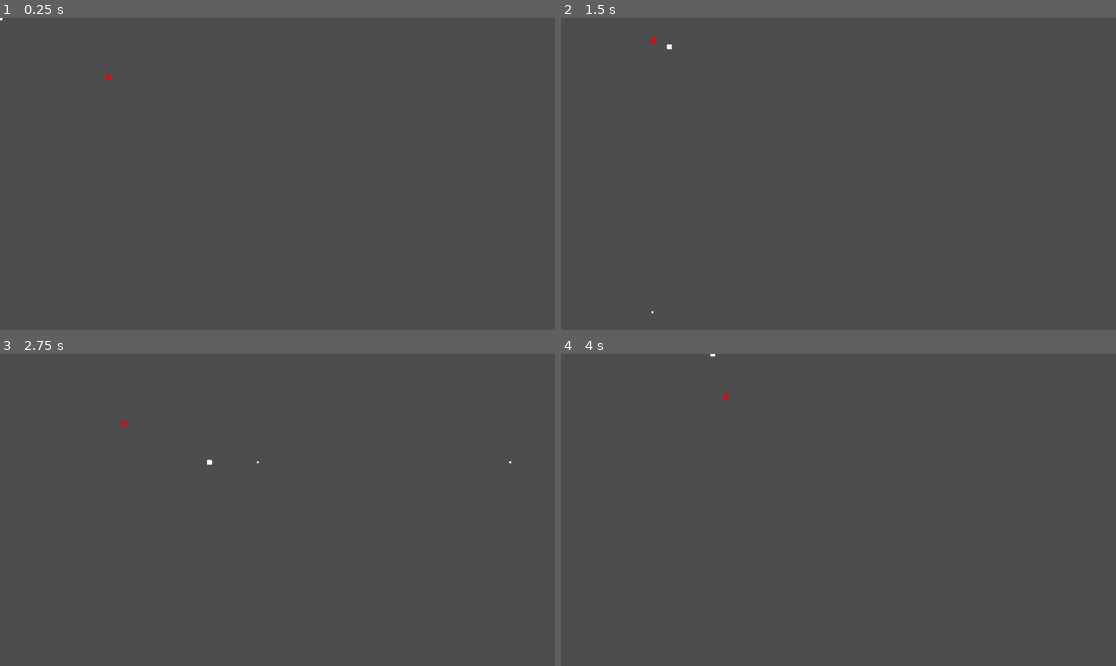
Above: before the commit, frames 1-4 (two rows, left to right).
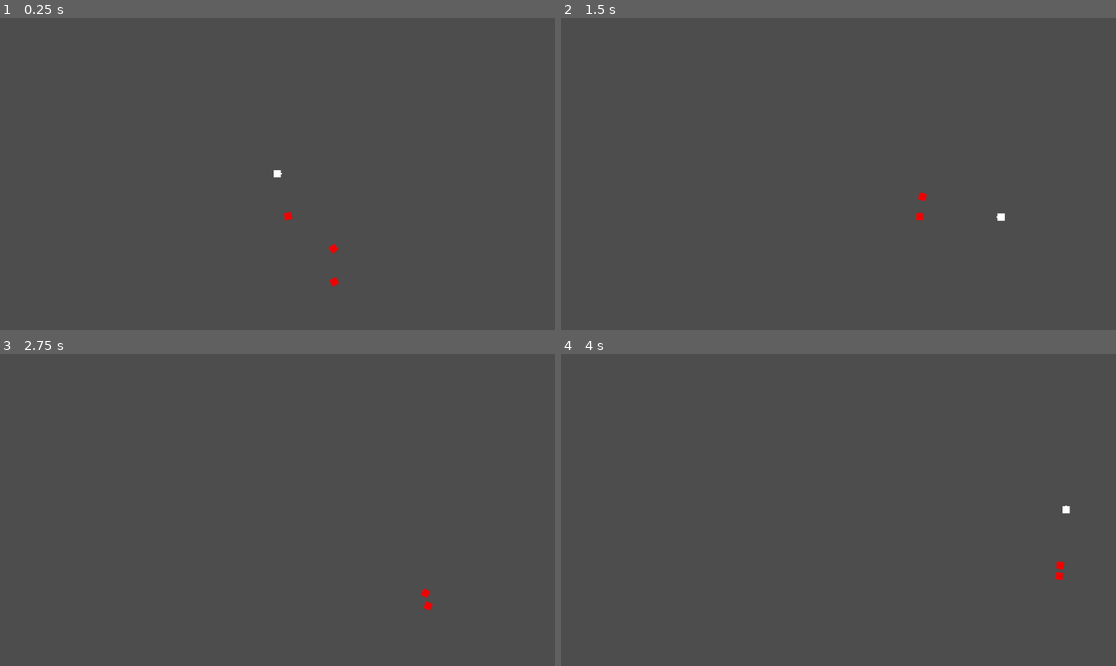
Above: after the commit, the same moments.

Repository: DerTyp7/TopDownShooter-Godot
Game: Godot game, scene res://main.tscn
Same seed, same stepped clock (60 frames per second), same inputs: the game is played once before the commit and once after it.
Inputs (mouse positions are in pixels of both pictures, inside the frame that each line leads up to):
- Up to frame 1 (0.25 s): no input
- Up to frame 2 (1.5 s): move the mouse to (960, 158) at 0.52 s; hold D (walk_right) 0.53-1.28 s; hold Down (look_down) 0.53-1.28 s; move the mouse to (727, 189) at 1.27 s; hold S (walk_down) from 1.28 s (still down); tap Left (look_left) at 1.35 s
- Up to frame 3 (2.75 s): move the mouse to (333, 441) at 2.02 s; release S (walk_down) at 2.03 s; hold D (walk_right) from 2.03 s (still down); hold Right (look_right) from 2.03 s (still down)
- Up to frame 4 (4 s): move the mouse to (810, 572) at 2.77 s; release D (walk_right) at 2.78 s; release Right (look_right) at 2.78 s; hold W (walk_up) 2.78-3.53 s; tap Up (look_up) at 2.85 s; move the mouse to (1005, 556) at 3.52 s; press the mouse at (1005, 556) at 3.53 s; hold A (walk_left) from 3.53 s (still down)

The runs differ from the first frame. In frame 1, 0.2% of the frame differs, in the area x 0-62%, y 0-87%; in frame 2, 0.1%; in frame 3, 0.1%; in frame 4, 0.1%.

Commit message:
Fix collider and add waves

Diff:
--- a/Bullet.gd
+++ b/Bullet.gd
@@ -9,5 +9,15 @@
 	destroy_timer.start()
 	destroy_timer.connect("timeout", _on_destroy_timer_timeout)
 
+
+
 func _on_destroy_timer_timeout():
 	queue_free()
+
+
+
+#func _on_body_entered(body):
+#	print("---------------")
+#	print(body.name)
+#	if "Bullet" not in body.name:
+#		queue_free()
--- a/Bullet.tscn
+++ b/Bullet.tscn
@@ -1,13 +1,17 @@
-[gd_scene load_steps=4 format=3 uid="uid://day7or3kp8x5u"]
+[gd_scene load_steps=5 format=3 uid="uid://day7or3kp8x5u"]
 
 [ext_resource type="Script" path="res://Bullet.gd" id="1_0l6ar"]
 [ext_resource type="Texture2D" uid="uid://dafsi3dqavgnb" path="res://Untitled.png" id="1_cjg2r"]
 
 [sub_resource type="RectangleShape2D" id="RectangleShape2D_suj8m"]
-size = Vector2(8, 8)
+size = Vector2(4, 4)
+
+[sub_resource type="RectangleShape2D" id="RectangleShape2D_uncb7"]
+size = Vector2(6, 6)
 
 [node name="Bullet" type="RigidBody2D"]
 gravity_scale = 0.0
+continuous_cd = 1
 script = ExtResource("1_0l6ar")
 
 [node name="CollisionShape2D" type="CollisionShape2D" parent="."]
@@ -17,3 +21,10 @@
 position = Vector2(-2.38419e-07, -2.38419e-07)
 scale = Vector2(0.4, 0.4)
 texture = ExtResource("1_cjg2r")
+
+[node name="Area2D" type="Area2D" parent="."]
+
+[node name="CollisionShape2D" type="CollisionShape2D" parent="Area2D"]
+shape = SubResource("RectangleShape2D_uncb7")
+
+[connection signal="body_entered" from="." to="." method="_on_body_entered"]
--- a/Enemy.gd
+++ b/Enemy.gd
@@ -4,6 +4,7 @@
 var motion: Vector2 = Vector2.ZERO
 
 func _ready():
+	set_meta("dead", false)
 	pass
 
 func _physics_process(delta):
@@ -15,8 +16,18 @@
 	move_and_collide(motion * delta)
 
 
-func _on_area_2d_body_entered(body):
+#func _on_area_2d_body_entered(body):
+#	print("Bullet hit")
+#	print(body.name)
+#	if "Bullet" in body.name:
+#		set_meta("dead", true)
+#		queue_free()
+
+
+func _on_area_2d_area_entered(area):
 	print("Bullet hit")
-	print(body.name)
-	if "Bullet" in body.name:
+	print(area.get_parent().name)
+	if "Bullet" in area.get_parent().name:
+		set_meta("dead", true)
+		area.get_parent().queue_free()
 		queue_free()
--- a/Enemy.tscn
+++ b/Enemy.tscn
@@ -11,6 +11,7 @@
 
 [node name="Enemy" type="CharacterBody2D"]
 script = ExtResource("1_cnaxx")
+metadata/dead = false
 
 [node name="CollisionShape2D" type="CollisionShape2D" parent="."]
 shape = SubResource("RectangleShape2D_aukek")
@@ -22,9 +23,9 @@
 [node name="Area2D" type="Area2D" parent="."]
 
 [node name="CollisionShape2D" type="CollisionShape2D" parent="Area2D"]
-position = Vector2(-2.38419e-07, 0)
+position = Vector2(1.19209e-07, 5.96046e-08)
 rotation = -3.14159
 scale = Vector2(58.952, -4.74335)
 shape = SubResource("RectangleShape2D_53hbt")
 
-[connection signal="body_entered" from="Area2D" to="." method="_on_area_2d_body_entered"]
+[connection signal="area_entered" from="Area2D" to="." method="_on_area_2d_area_entered"]
--- /dev/null
+++ b/EnemySpawner.gd
@@ -0,0 +1,44 @@
+extends Node
+
+var Enemy = preload("res://Enemy.tscn")
+
+var wave = 0;
+var enemyList = []
+var spawnpoints = [[20, 80], [50, 120],[90, 170],[500, 50]]
+
+func _ready():
+	nextWave()
+	pass # Replace with function body.
+
+func _process(delta):
+	var i = 0
+	for enemy in enemyList:
+		if not enemy || enemy.get_meta("dead") == true:
+			enemyList.remove_at(i)
+		i = i + 1;
+
+	if len(enemyList) == 0:
+		nextWave()
+
+func spawnEnemies(count):
+	var i = 0;
+	while i < count:
+		print("spawn enemy")
+		var enemyInstance = Enemy.instantiate()
+		enemyInstance.name = "Enemy" + str(randf())
+		enemyInstance.position = Vector2(spawnpoints.pick_random()[0] + i, spawnpoints.pick_random()[1] + i)
+		get_parent().call_deferred("add_child", enemyInstance)
+		enemyList.append(enemyInstance)
+		i = i+1;
+
+func startWave():
+	print("start wave")
+	if wave == 0:
+		spawnEnemies(1)
+	else:
+		spawnEnemies(wave * 3)
+
+
+func nextWave():
+	wave = wave+1;
+	startWave()
--- /dev/null
+++ b/Enemy_spawner.tscn
@@ -0,0 +1,6 @@
+[gd_scene load_steps=2 format=3 uid="uid://drc844kmvl3xa"]
+
+[ext_resource type="Script" path="res://EnemySpawner.gd" id="1_d3ir5"]
+
+[node name="EnemySpawner" type="Node"]
+script = ExtResource("1_d3ir5")
--- a/main.tscn
+++ b/main.tscn
@@ -2,17 +2,22 @@
 
 [ext_resource type="Script" path="res://Player.gd" id="1_6ke6x"]
 [ext_resource type="Texture2D" uid="uid://dafsi3dqavgnb" path="res://Untitled.png" id="2_w1il1"]
-[ext_resource type="PackedScene" uid="uid://dkbgu7ghl048y" path="res://Enemy.tscn" id="3_geuud"]
+[ext_resource type="PackedScene" uid="uid://drc844kmvl3xa" path="res://Enemy_spawner.tscn" id="4_vhwqp"]
 
 [sub_resource type="RectangleShape2D" id="RectangleShape2D_fs1q0"]
 size = Vector2(10, 10)
 
 [sub_resource type="ShaderMaterial" id="ShaderMaterial_tqqca"]
 
-[sub_resource type="RectangleShape2D" id="RectangleShape2D_my1x2"]
+[sub_resource type="RectangleShape2D" id="RectangleShape2D_1cb75"]
 size = Vector2(14, 14)
 
 [node name="World" type="Node2D"]
+
+[node name="Camera2D" type="Camera2D" parent="."]
+zoom = Vector2(1.5, 1.5)
+
+[node name="EnemySpawner" parent="." instance=ExtResource("4_vhwqp")]
 
 [node name="Player" type="CharacterBody2D" parent="."]
 script = ExtResource("1_6ke6x")
@@ -33,9 +38,6 @@
 [node name="Area2D" type="Area2D" parent="Player"]
 
 [node name="CollisionShape2D" type="CollisionShape2D" parent="Player/Area2D"]
-shape = SubResource("RectangleShape2D_my1x2")
-
-[node name="Enemy" parent="." instance=ExtResource("3_geuud")]
-position = Vector2(246, 135)
+shape = SubResource("RectangleShape2D_1cb75")
 
 [connection signal="body_entered" from="Player/Area2D" to="Player" method="_on_area_2d_body_entered"]
